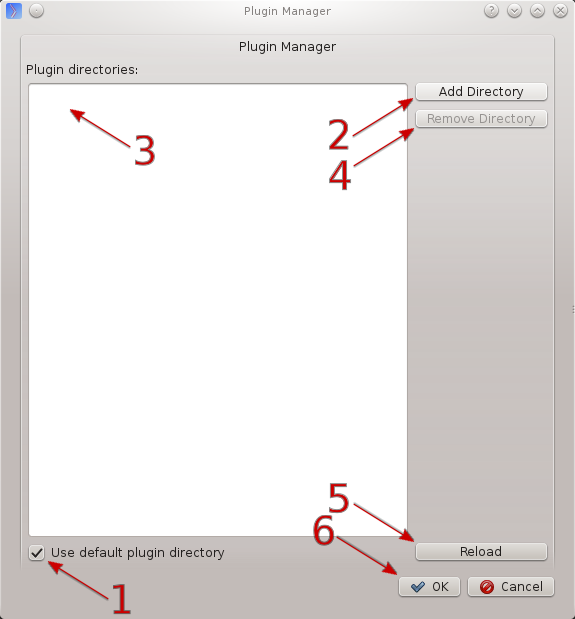
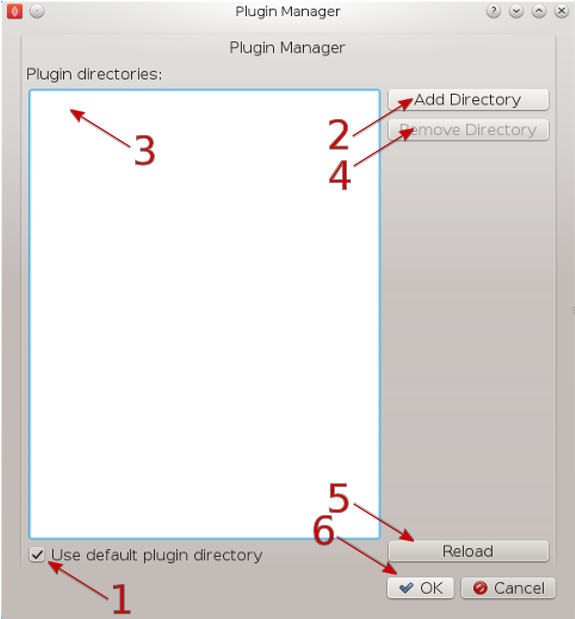
Comparing the layer stacks of the two w=575, h=619 images. Changes:
added layer "Clipboard #11" above "Plugin Manager" over [left=1, top=1, right=575, bottom=619]
hid "Plugin Manager" over [left=0, top=0, right=575, bottom=619]
